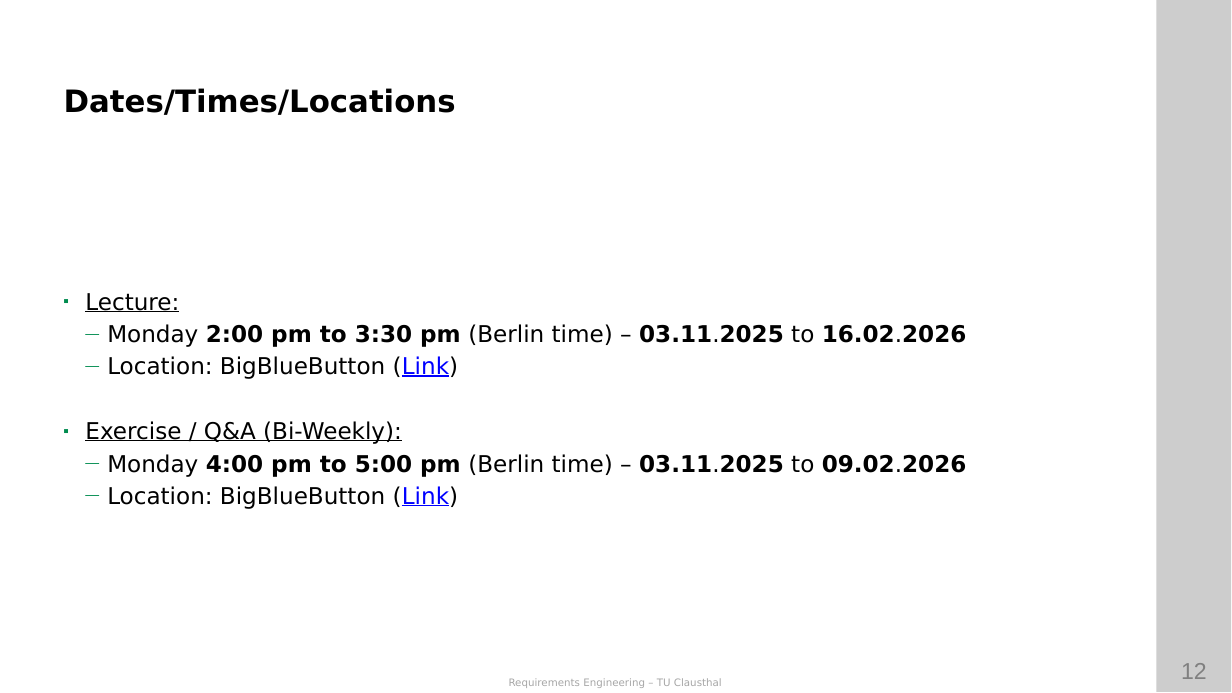
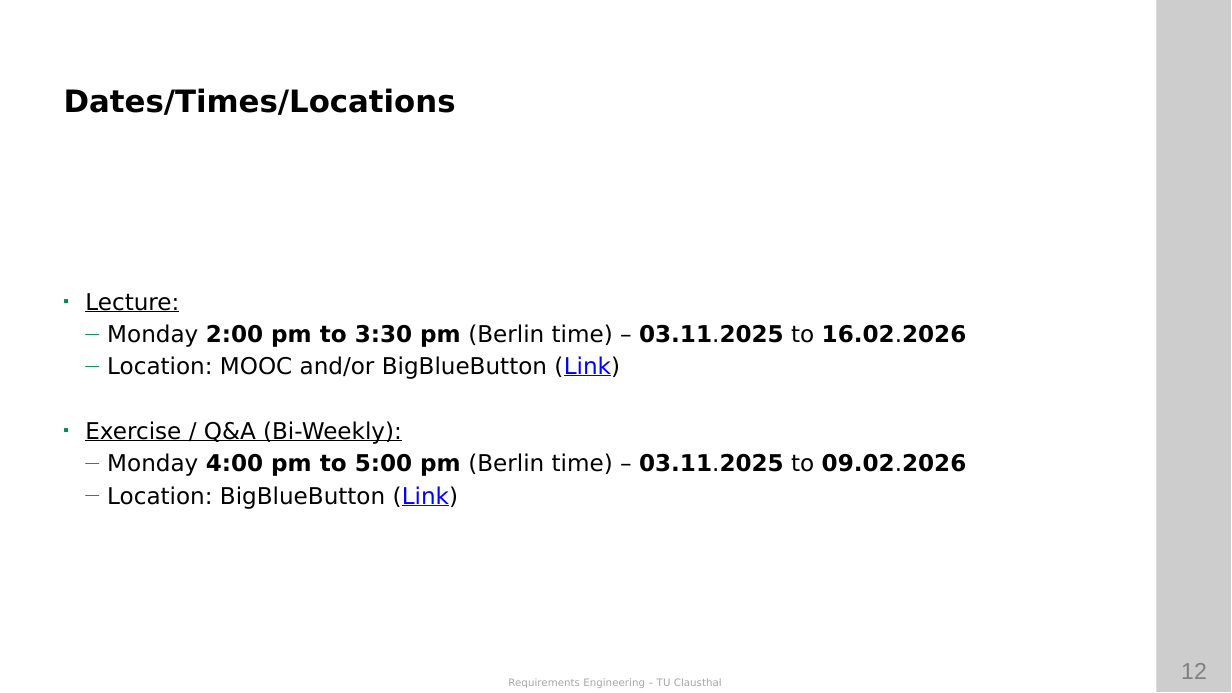
Before and after one commit to ETCE-LAB/teaching-material, a slide deck: slide 12 of Requirements-Engineering/RE-L00-Organization.pptx. Drawn at 1232x693 pixels with LibreOffice and Linux fonts; fonts in the diff are those of the drawing; background and template pictures are left out. Boxes give left, top, right and bottom in pixels: in the first picture for what was removed or moved away, otherwise in the second. Text is boxed around its words. In the diff, an @@ line names an element or a change of style, - is before the commit and + after.

```diff
--- a/Requirements-Engineering/RE-L00-Organization.pptx
+++ b/Requirements-Engineering/RE-L00-Organization.pptx
@@ text at [107,356,620,379]: text changed @@
-  — Location: BigBlueButton (Link)
+  — Location: MOOC and/or BigBlueButton (Link)
```
Also in this commit, not shown: 1 other slide changed, 1 other file.
